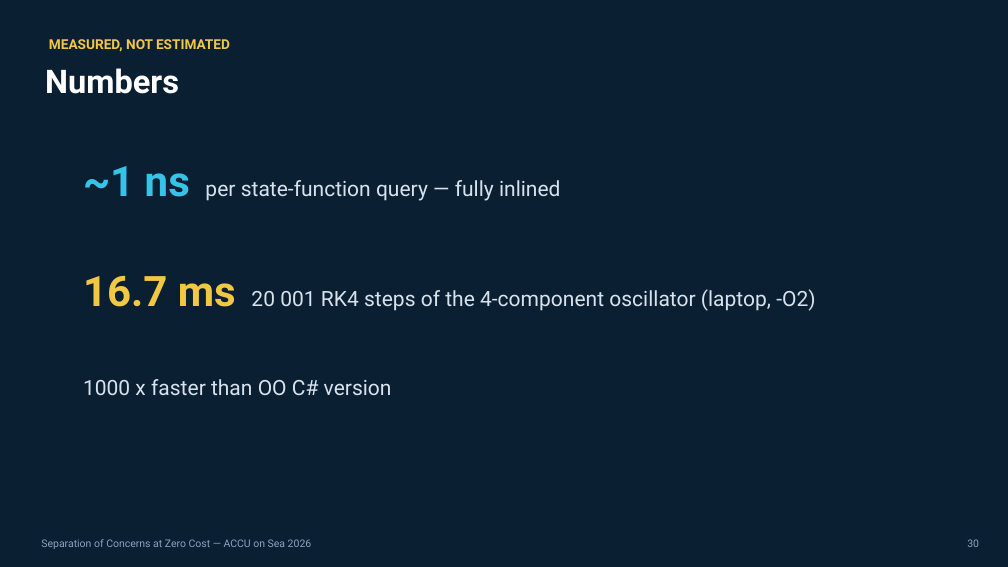
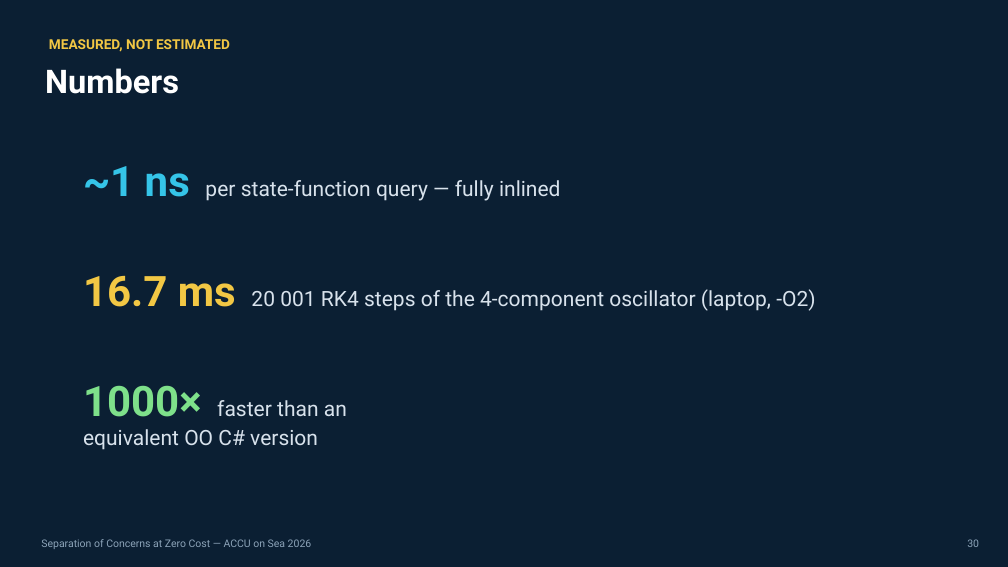
Before and after one commit to jedrzejmichalczyk/accu-on-sea-2026-modular-physics, a slide deck: slide 30 of slides/ACCU-Separation-of-Concerns-at-Zero-Cost.pptx. Drawn at 1008x567 pixels with LibreOffice and Linux fonts; fonts in the diff are those of the drawing. Boxes give left, top, right and bottom in pixels: in the first picture for what was removed or moved away, otherwise in the second. Text is boxed around its words. In the diff, an @@ line names an element or a change of style, - is before the commit and + after.

```diff
--- a/slides/ACCU-Separation-of-Concerns-at-Zero-Cost.pptx
+++ b/slides/ACCU-Separation-of-Concerns-at-Zero-Cost.pptx
@@ text at [83,385,347,450]: text changed @@
-1000 x faster than OO C# version
+1000× faster than an equivalent OO C# version
```
Also in this commit, not shown: 1 other slide changed, 1 other file.
